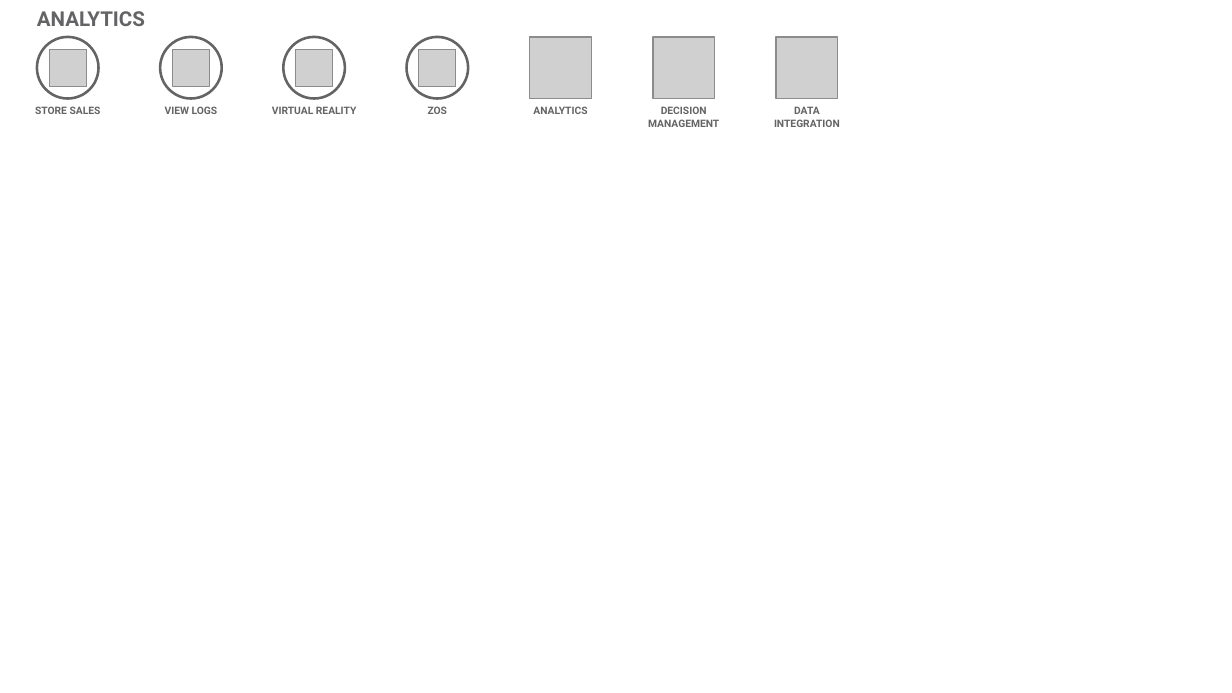
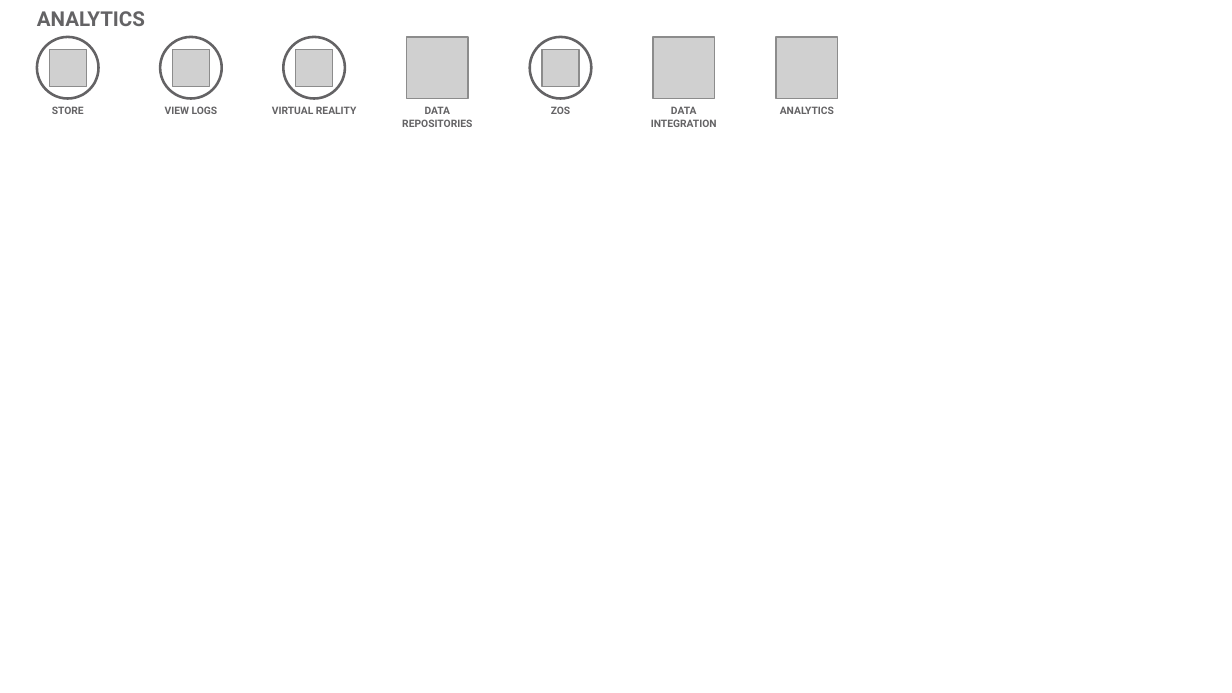
Before and after one commit to l2fprod/myarchitecture, a slide deck: slide 13 of mycatalog-architecture-diagram-template.pptx. Drawn at 1232x693 pixels with LibreOffice and Linux fonts; fonts in the diff are those of the drawing; grey boxes stand for pictures. Boxes give left, top, right and bottom in pixels: in the first picture for what was removed or moved away, otherwise in the second. Text is boxed around its words. In the diff, an @@ line names an element or a change of style, - is before the commit and + after.

```diff
--- a/mycatalog-architecture-diagram-template.pptx
+++ b/mycatalog-architecture-diagram-template.pptx
@@ picture added at (x1=407, y1=37, x2=468, y2=99) @@
@@ 1 picture, 1 text, 1 ellipse moved together from (x1=407, y1=37, x2=468, y2=114) to (x1=530, y1=37, x2=591, y2=114) @@
@@ picture removed at (x1=530, y1=37, x2=591, y2=99) @@
@@ text at (x1=52, y1=106, x2=84, y2=114): text changed @@
-STORE SALES
+STORE
@@ text added at (x1=402, y1=106, x2=472, y2=127), 6 pt, text #646365, bold @@
+DATA REPOSITORIES
@@ text "DATA INTEGRATION" moved from (x1=774, y1=106, x2=840, y2=127) to (x1=651, y1=106, x2=717, y2=127) @@
@@ text removed at (x1=648, y1=106, x2=719, y2=127) @@
-DECISION MANAGEMENT
@@ text "ANALYTICS" moved from (x1=533, y1=106, x2=587, y2=114) to (x1=780, y1=106, x2=834, y2=114) @@
```
Also in this commit, not shown: 13 other slides changed.
